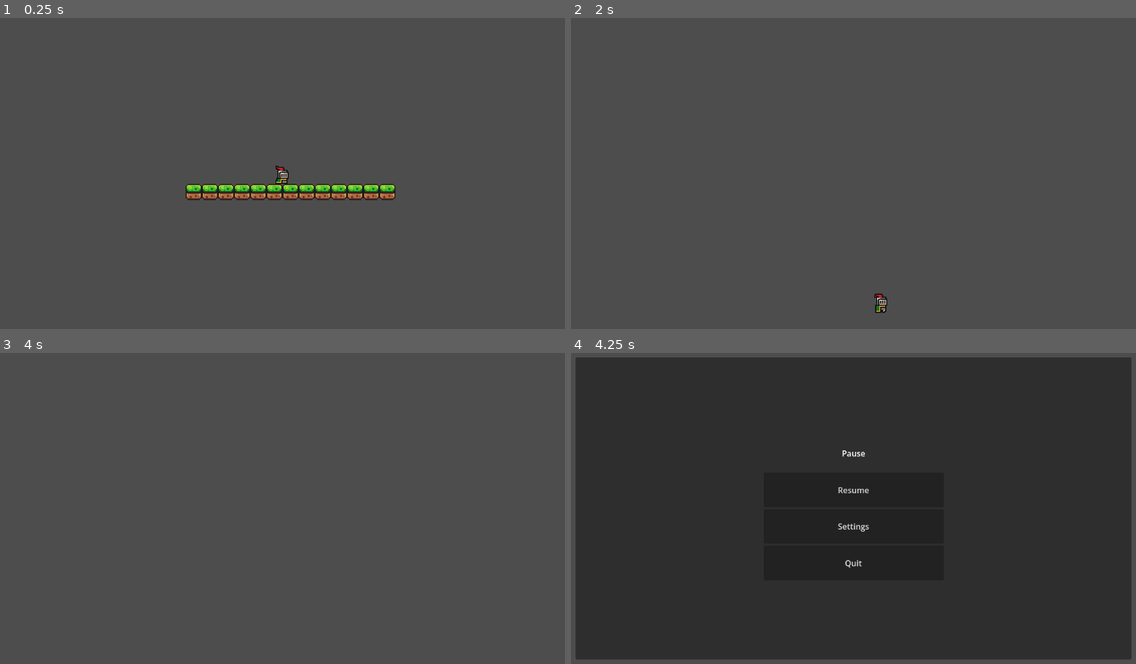
Above: before the commit, frames 1-4 (two rows, left to right).
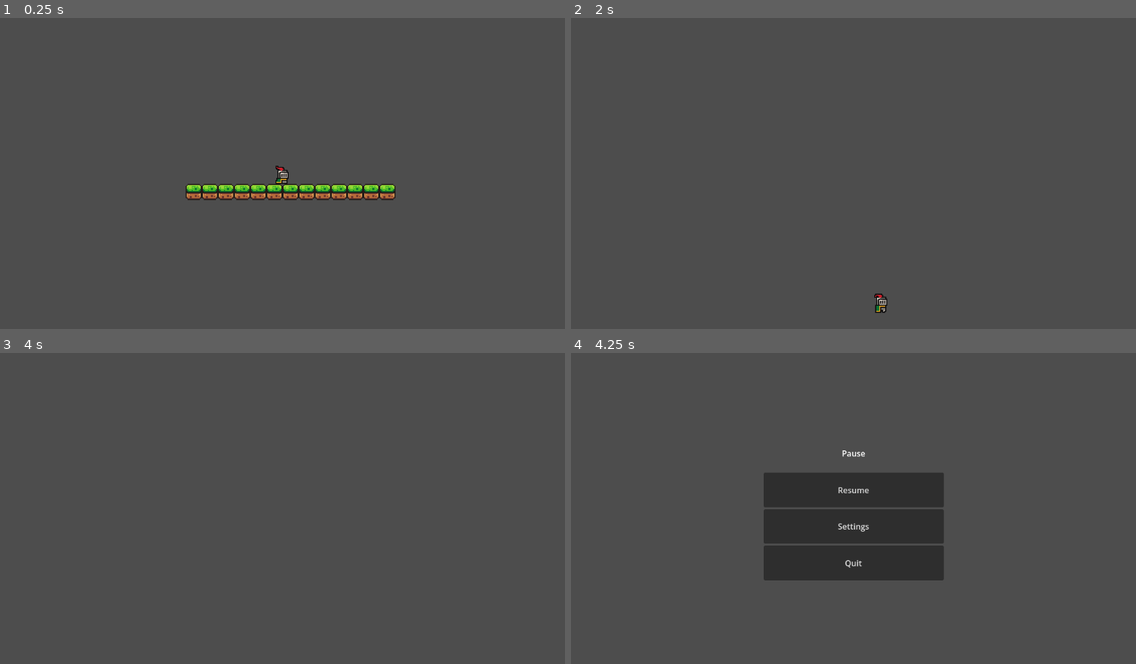
Above: after the commit, the same moments.

Repository: SpookyPlagueDoc777/Pokerface--Take-me-out-
Game: Godot game, scene res://Scenes/local_root.tscn
Two runs of this game, one before a commit and one after it. Both use one fixed random seed, a clock stepped at 60 frames per second and the inputs below.
Inputs:
- Up to frame 1 (0.25 s): no input
- Up to frame 2 (2 s): tap Enter at 0.5 s; hold D (move_right) from 0.53 s (still down); tap Space (jump) at 0.77, 1.52 s
- Up to frame 3 (4 s): release D (move_right) at 2.03 s; hold A (move_left) 2.03-2.78 s; tap Space (jump) at 2.75, 3.02, 3.77 s; hold D (move_right) from 2.78 s (still down); tap Enter at 3.5 s
- Up to frame 4 (4.25 s): keep holding D (move_right); tap Escape (ui_cancel) at 4.15 s

Frames 1-3 are identical in both runs. In frame 4, 85% of the frame differs, in the area x 0-100%, y 1-99%.

Commit message:
Settings menu

Diff:
--- a/Scenes/local_root.tscn
+++ b/Scenes/local_root.tscn
@@ -4,6 +4,8 @@
 [ext_resource type="Script" uid="uid://d06025mhnfu5m" path="res://Scripts/Menu/local_root_script.gd" id="1_g0bxf"]
 [ext_resource type="PackedScene" uid="uid://vmsrfsaibwuk" path="res://Scenes/main.tscn" id="2_g0bxf"]
 [ext_resource type="PackedScene" uid="uid://cvykpba3r6c5v" path="res://Scenes/menu.tscn" id="3_fkxgj"]
+[ext_resource type="AudioStream" uid="uid://qllsn4icmruv" path="res://Audio/click.wav" id="4_uxewi"]
+[ext_resource type="AudioStream" uid="uid://col5j4wll0wq6" path="res://Audio/Sea Waves - Sound Effect.mp3" id="5_liwd1"]
 
 [node name="LocalRoot" type="Node" unique_id=1131386434]
 process_mode = 3
@@ -20,5 +22,17 @@
 [node name="Menu" parent="CanvasLayer" unique_id=1559373921 instance=ExtResource("3_fkxgj")]
 visible = false
 
+[node name="Audio" type="Node" parent="CanvasLayer" unique_id=503782867]
+
+[node name="Clicksound" type="AudioStreamPlayer" parent="CanvasLayer/Audio" unique_id=1004062201]
+stream = ExtResource("4_uxewi")
+bus = &"SFX"
+
+[node name="Music" type="AudioStreamPlayer" parent="CanvasLayer/Audio" unique_id=2036724740]
+stream = ExtResource("5_liwd1")
+autoplay = true
+bus = &"Music"
+parameters/looping = true
+
 [node name="Main" parent="." unique_id=1728299770 instance=ExtResource("2_g0bxf")]
 process_mode = 1
--- a/Scenes/pause menu.tscn
+++ b/Scenes/pause menu.tscn
@@ -1,8 +1,9 @@
 [gd_scene format=3 uid="uid://btisly1528rn5"]
 
 [ext_resource type="Script" uid="uid://c4bqal6fgpjy7" path="res://Scripts/Menu/pause_menu.gd" id="1_o5hyi"]
+[ext_resource type="PackedScene" uid="uid://ou0rl3rmadcb" path="res://Scenes/settings_menu.tscn" id="2_r8a3h"]
 
-[node name="Pause_menu" type="Control" unique_id=477685508]
+[node name="Root_pause" type="Control" unique_id=477685508]
 process_mode = 2
 z_index = 100
 layout_mode = 3
@@ -13,15 +14,25 @@
 grow_vertical = 2
 script = ExtResource("1_o5hyi")
 
-[node name="Panel" type="Panel" parent="." unique_id=1425467580]
+[node name="Pause_menu" type="CenterContainer" parent="." unique_id=1919606579]
+unique_name_in_owner = true
 layout_mode = 1
-anchors_preset = 15
-anchor_right = 1.0
-anchor_bottom = 1.0
+anchors_preset = 8
+anchor_left = 0.5
+anchor_top = 0.5
+anchor_right = 0.5
+anchor_bottom = 0.5
+offset_left = -576.0
+offset_top = -323.5
+offset_right = 576.0
+offset_bottom = 323.5
 grow_horizontal = 2
 grow_vertical = 2
 
-[node name="VBoxContainer" type="VBoxContainer" parent="Panel" unique_id=1006433843]
+[node name="Panel" type="Panel" parent="Pause_menu" unique_id=1425467580]
+layout_mode = 2
+
+[node name="VBoxContainer" type="VBoxContainer" parent="Pause_menu/Panel" unique_id=1006433843]
 layout_mode = 1
 anchors_preset = 8
 anchor_left = 0.5
@@ -36,27 +47,44 @@
 grow_vertical = 2
 alignment = 1
 
-[node name="Label" type="Label" parent="Panel/VBoxContainer" unique_id=507204718]
+[node name="Label" type="Label" parent="Pause_menu/Panel/VBoxContainer" unique_id=507204718]
 layout_mode = 2
 size_flags_vertical = 6
 text = "Pause"
 horizontal_alignment = 1
 
-[node name="resume" type="Button" parent="Panel/VBoxContainer" unique_id=1196602553]
+[node name="resume" type="Button" parent="Pause_menu/Panel/VBoxContainer" unique_id=1196602553]
 layout_mode = 2
 size_flags_vertical = 3
 text = "Resume"
 
-[node name="settings" type="Button" parent="Panel/VBoxContainer" unique_id=815489028]
+[node name="settings" type="Button" parent="Pause_menu/Panel/VBoxContainer" unique_id=815489028]
 layout_mode = 2
 size_flags_vertical = 3
 text = "Settings"
 
-[node name="quit" type="Button" parent="Panel/VBoxContainer" unique_id=122371485]
+[node name="quit" type="Button" parent="Pause_menu/Panel/VBoxContainer" unique_id=122371485]
 layout_mode = 2
 size_flags_vertical = 3
 text = "Quit"
 
-[connection signal="pressed" from="Panel/VBoxContainer/resume" to="." method="_on_resume_pressed"]
-[connection signal="pressed" from="Panel/VBoxContainer/settings" to="." method="_on_settings_pressed"]
-[connection signal="pressed" from="Panel/VBoxContainer/quit" to="." method="_on_quit_pressed"]
+[node name="SettingsMenu" parent="." unique_id=198048632 instance=ExtResource("2_r8a3h")]
+unique_name_in_owner = true
+layout_mode = 1
+anchors_preset = 8
+anchor_left = 0.5
+anchor_top = 0.5
+anchor_right = 0.5
+anchor_bottom = 0.5
+offset_left = -320.5
+offset_top = -68.5
+offset_right = 320.5
+offset_bottom = 68.5
+grow_horizontal = 2
+grow_vertical = 2
+
+[connection signal="pressed" from="Pause_menu/Panel/VBoxContainer/resume" to="." method="_on_resume_pressed"]
+[connection signal="pressed" from="Pause_menu/Panel/VBoxContainer/settings" to="." method="_on_settings_pressed"]
+[connection signal="pressed" from="Pause_menu/Panel/VBoxContainer/quit" to="." method="_on_quit_pressed"]
+
+[editable path="SettingsMenu"]
--- /dev/null
+++ b/Scenes/settings_menu.tscn
@@ -0,0 +1,129 @@
+[gd_scene format=3 uid="uid://ou0rl3rmadcb"]
+
+[ext_resource type="Script" uid="uid://bo4la4nvcc6x0" path="res://Scripts/Menu/settings_menu.gd" id="1_icv2g"]
+
+[node name="SettingsMenu" type="VBoxContainer" unique_id=198048632]
+anchors_preset = 8
+anchor_left = 0.5
+anchor_top = 0.5
+anchor_right = 0.5
+anchor_bottom = 0.5
+offset_left = -324.5
+offset_top = -104.5
+offset_right = 324.5
+offset_bottom = 104.5
+grow_horizontal = 2
+grow_vertical = 2
+size_flags_horizontal = 6
+script = ExtResource("1_icv2g")
+
+[node name="Back" type="Button" parent="." unique_id=205722790]
+layout_mode = 2
+size_flags_horizontal = 4
+size_flags_vertical = 4
+theme_override_font_sizes/font_size = 24
+text = "Back"
+
+[node name="GridContainer" type="GridContainer" parent="." unique_id=70456279]
+layout_mode = 2
+theme_override_constants/h_separation = 100
+theme_override_constants/v_separation = 20
+columns = 3
+
+[node name="Gameplay" type="Label" parent="GridContainer" unique_id=577162848]
+layout_mode = 2
+theme_override_font_sizes/font_size = 40
+text = "Gameplay"
+horizontal_alignment = 1
+
+[node name="Audio" type="Label" parent="GridContainer" unique_id=989984811]
+layout_mode = 2
+theme_override_font_sizes/font_size = 40
+text = "Audio"
+horizontal_alignment = 1
+
+[node name="Visuals" type="Label" parent="GridContainer" unique_id=429197906]
+layout_mode = 2
+theme_override_font_sizes/font_size = 40
+text = "Visuals"
+horizontal_alignment = 1
+
+[node name="Gameplay2" type="VBoxContainer" parent="GridContainer" unique_id=1808239561]
+layout_mode = 2
+size_flags_horizontal = 6
+size_flags_vertical = 2
+
+[node name="Keybinds" type="Button" parent="GridContainer/Gameplay2" unique_id=1605357519]
+layout_mode = 2
+text = "Key bindings"
+
+[node name="Audio2" type="VBoxContainer" parent="GridContainer" unique_id=79335747]
+layout_mode = 2
+size_flags_horizontal = 6
+size_flags_vertical = 2
+size_flags_stretch_ratio = 0.0
+theme_override_constants/separation = 20
+
+[node name="hmainslider" type="HSlider" parent="GridContainer/Audio2" unique_id=743668334]
+custom_minimum_size = Vector2(120, 0)
+layout_mode = 2
+max_value = 1.0
+step = 0.001
+
+[node name="Label" type="Label" parent="GridContainer/Audio2/hmainslider" unique_id=1772414109]
+custom_minimum_size = Vector2(120, 0)
+layout_mode = 1
+offset_top = -16.0
+offset_right = 120.0
+offset_bottom = 7.0
+text = "Main volume"
+horizontal_alignment = 1
+
+[node name="hSFXslider2" type="HSlider" parent="GridContainer/Audio2" unique_id=65842936]
+custom_minimum_size = Vector2(120, 0)
+layout_mode = 2
+max_value = 1.0
+step = 0.001
+
+[node name="Label" type="Label" parent="GridContainer/Audio2/hSFXslider2" unique_id=1133927764]
+custom_minimum_size = Vector2(120, 0)
+layout_mode = 1
+offset_top = -16.0
+offset_right = 120.0
+offset_bottom = 7.0
+text = "SFX volume"
+horizontal_alignment = 1
+
+[node name="hmusicslider3" type="HSlider" parent="GridContainer/Audio2" unique_id=1424387504]
+custom_minimum_size = Vector2(120, 0)
+layout_mode = 2
+max_value = 1.0
+step = 0.001
+
+[node name="Label" type="Label" parent="GridContainer/Audio2/hmusicslider3" unique_id=2049573285]
+custom_minimum_size = Vector2(120, 0)
+layout_mode = 1
+offset_top = -16.0
+offset_right = 120.0
+offset_bottom = 7.0
+text = "Music volume"
+horizontal_alignment = 1
+
+[node name="Visuals2" type="VBoxContainer" parent="GridContainer" unique_id=2127156628]
+layout_mode = 2
+size_flags_horizontal = 4
+size_flags_vertical = 4
+
+[node name="Button" type="Button" parent="GridContainer/Visuals2" unique_id=946162154]
+layout_mode = 2
+
+[node name="Button2" type="Button" parent="GridContainer/Visuals2" unique_id=566274428]
+layout_mode = 2
+
+[node name="Button3" type="Button" parent="GridContainer/Visuals2" unique_id=611250091]
+layout_mode = 2
+
+[connection signal="pressed" from="Back" to="." method="_on_back_pressed"]
+[connection signal="value_changed" from="GridContainer/Audio2/hmainslider" to="." method="_on_hmainslider_value_changed"]
+[connection signal="value_changed" from="GridContainer/Audio2/hSFXslider2" to="." method="_on_h_sf_xslider_2_value_changed"]
+[connection signal="value_changed" from="GridContainer/Audio2/hmusicslider3" to="." method="_on_hmusicslider_3_value_changed"]
--- a/Scripts/Menu/pause_menu.gd
+++ b/Scripts/Menu/pause_menu.gd
@@ -1,17 +1,23 @@
 extends Control
 
-@onready var resume: Button = $Panel/VBoxContainer/resume
-@onready var settings: Button = $Panel/VBoxContainer/settings
-@onready var quit: Button = $Panel/VBoxContainer/quit
+@onready var resume: Button = $CenterContainer/Panel/VBoxContainer/resume
+@onready var settings: Button = $CenterContainer/Panel/VBoxContainer/settings
+@onready var quit: Button = $CenterContainer/Panel/VBoxContainer/quit
+@onready var clicksound: AudioStreamPlayer = $"../Audio/Clicksound"
 
-
+func _ready() -> void:
+	%SettingsMenu.visible = false
 
 func _on_resume_pressed() -> void:
 	get_tree().paused = false
 	visible = false
+	clicksound.play()
 
 func _on_settings_pressed() -> void:
-	pass # Replace with function body.
+	%Pause_menu.visible = false
+	%SettingsMenu.visible = true
+	clicksound.play()
 
 func _on_quit_pressed() -> void:
+	clicksound.play()
 	get_tree().quit()
--- /dev/null
+++ b/Scripts/Menu/settings_menu.gd
@@ -0,0 +1,19 @@
+extends VBoxContainer
+@onready var origin_menu: CenterContainer = %Pause_menu
+@onready var clicksound: AudioStreamPlayer = $"../../Audio/Clicksound"
+
+func _on_back_pressed() -> void:
+	%SettingsMenu.visible = false
+	origin_menu.visible = true
+	clicksound.play()
+
+func _on_hmainslider_value_changed(value: float) -> void:
+	AudioServer.set_bus_volume_linear(AudioServer.get_bus_index("Master"), value)
+
+
+func _on_h_sf_xslider_2_value_changed(value: float) -> void:
+	AudioServer.set_bus_volume_linear(AudioServer.get_bus_index("SFX"), value)
+
+
+func _on_hmusicslider_3_value_changed(value: float) -> void:
+	AudioServer.set_bus_volume_linear(AudioServer.get_bus_index("Music"), value)
--- /dev/null
+++ b/default_bus_layout.tres
@@ -0,0 +1,15 @@
+[gd_resource type="AudioBusLayout" format=3 uid="uid://degm6u03ws1tu"]
+
+[resource]
+bus/1/name = &"SFX"
+bus/1/solo = false
+bus/1/mute = false
+bus/1/bypass_fx = false
+bus/1/volume_db = 0.0
+bus/1/send = &"Master"
+bus/2/name = &"Music"
+bus/2/solo = false
+bus/2/mute = false
+bus/2/bypass_fx = false
+bus/2/volume_db = 0.0
+bus/2/send = &"Master"
Not shown, added: Audio/Sea Waves - Sound Effect.mp3.import
Not shown, added: Audio/click.wav.import
Not shown, added: Scripts/Menu/settings_menu.gd.uid
Not shown, added: Audio/Sea Waves - Sound Effect.mp3
Not shown, added: Audio/click.wav
